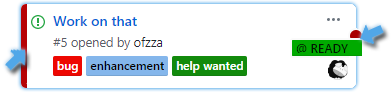
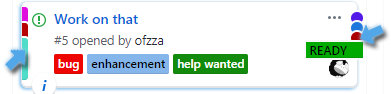
Layers edited between the first and the second w=391, h=94 image:
renamed "Layer 6" to "Layer 8", painted on it over (x1=12, y1=0, x2=384, y2=94)
